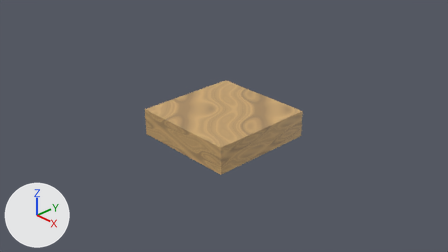
Renders of the Blender file Assets/Models/SandTile1.blend from each side of a commit.
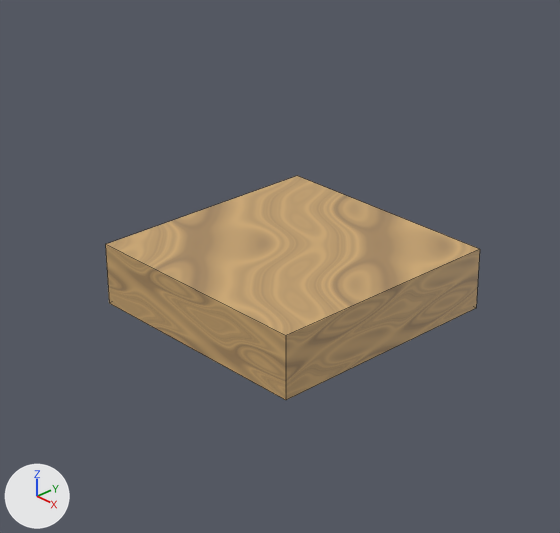
Each version appears first from the file's camera 'Camera', and next in a close-up on the part from 22% to 75% of the width and 2% to 92% of the height. The axes (+X, +Y, +Z) are drawn at lower left. The lights are the same throughout. The close-ups show mesh edges as thin lines.
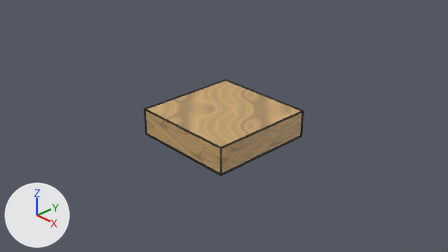
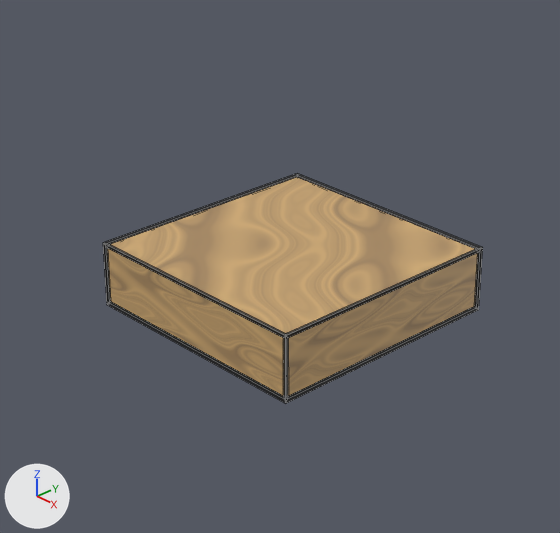
What differs and where, as boxes (x1, y1, x2, y2) in the close-ups (560 x 533 px):
'Cube', recoloured, modifiers changed
    before: (105, 176, 480, 400)
    after: (103, 173, 483, 403)

What the commit changed:
Material 'Outline' (mat_outline) is new.
Its base color is (0.0, 0.0, 0.0) (black #000000).
me_cube has 8 vertices, 6 faces and spans x -1.0..1.0, y -1.0..1.0, z -0.25..0.25.
me_cube now uses material mat_outline (black #000000).
Object 'Cube' (ob_cube) gains a WIREFRAME modifier named 'Wireframe'.
Modifier setting: thickness = 0.05.
Modifier setting: use_replace = False.
Modifier setting: material_offset = 1.
